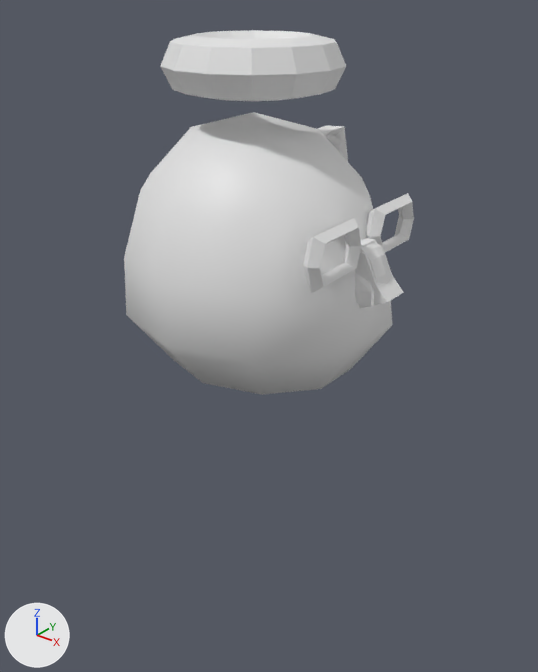
One commit to the Blender file assets/bits.blend: the scene before it, then after it.
The view is the same before and after, from a 50 mm lens placed at (0.472, -0.567, 0.401), pointed at (-0.005, 0.029, 0.031). Lighting does not change. The marker at lower left points along +X, +Y and +Z.

Objects in the first picture: 'glasses', 'head1', 'nose1', 'nose2', 'nose3', 'torus'.
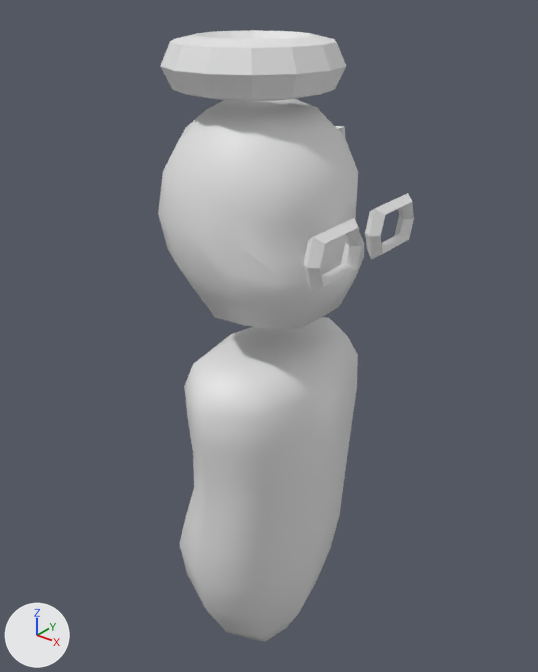
The newer file is also turned or shifted as a whole; pictures and numbers use the older file's frame.

What differs and where, as boxes [x1, y1, x2, y2] in the pictures (538 x 672 px):
'head1', hidden
    before: [124, 112, 393, 395]
'LongBody', added
    after: [179, 317, 358, 641]
'head3', added
    after: [158, 99, 364, 329]
'nose2', hidden
    before: [355, 245, 404, 308]
'nose3', hidden
    before: [355, 238, 392, 303]
'nose1', hidden
    before: [355, 238, 375, 307]

The change, as a list of edits to the scene's bpy script:
```text
Add mat_characterallfinish1_lambert3sg:
    mat_characterallfinish1_lambert3sg = principled_material('characterallfinish1:lambert3SG')
    mat_characterallfinish1_lambert3sg.base_color = (0.8, 0.8, 0.8)  # white #e7e7e7
Add me_cube_003:
    me_cube_003.from_pydata(...)  # 90 vertices, 88 faces; spans x -0.096..0.076, y -0.121..0.121, z -0.351..0.077
    me_cube_003.polygons.foreach_set('use_smooth', [True] * 88)
Add me_characterrigging:
    me_characterrigging.from_pydata(...)  # 126 vertices, 128 faces; spans x -0.102..0.103, y -0.099..0.099, z -0.107..0.116
    me_characterrigging.materials.append(mat_characterallfinish1_lambert3sg)  # white #e7e7e7
Change ob_nose1:
    add ob_nose1.hide_set(True)
Change ob_nose2:
    add ob_nose2.hide_set(True)
Change ob_nose3:
    add ob_nose3.hide_set(True)
Change ob_head1:
    add ob_head1.hide_set(True)
Add ob_longbody:
    ob_longbody = bpy.data.objects.new('LongBody', me_cube_003)
    ob_longbody.location = (0.022, 0.001, -0.03)
Add ob_head3:
    ob_head3 = bpy.data.objects.new('head3', me_characterrigging)
    ob_head3.location = (0.01, 0.002, 0.184)
```
